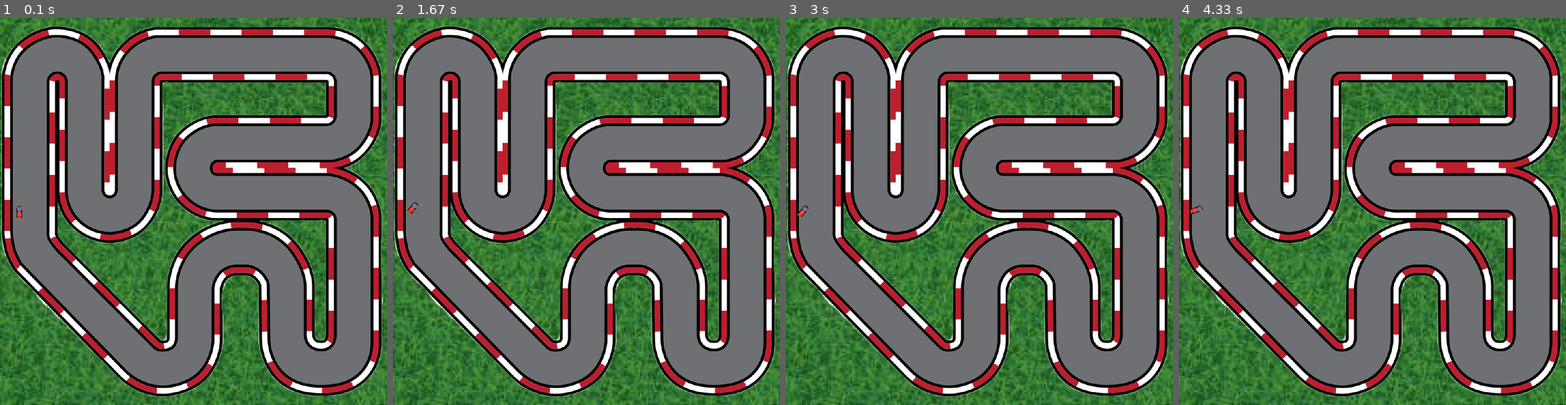
Above: before the commit, frames 1-4 (left to right).
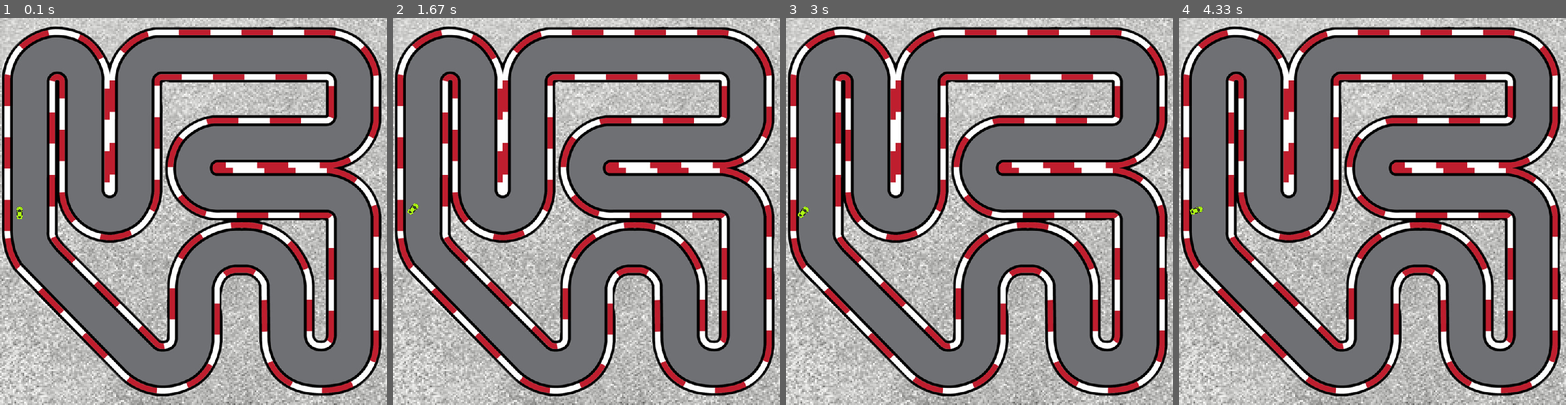
Above: after the commit, the same moments.

Repository: mxngoz/repo
Game: pygame game, started from Challenge.py
The game is run twice, just before and just after one commit, with the same random seed, the same clock (stepped at 60 frames per second) and the same inputs.
Inputs:
- Up to frame 1 (0.1 s): no input
- Up to frame 2 (1.67 s): hold W 0.83-1.3 s; hold D from 1.33 s (still down)
- Up to frame 3 (3 s): release D at 1.8 s; hold S 2.4-2.7 s
- Up to frame 4 (4.33 s): hold W 3.17-3.53 s; hold D 3.57-4.2 s; hold S from 4.23 s (still down)

The runs differ from the first frame. In frame 1, 31% of the frame differs, in the area x 0-100%, y 0-100%; in frame 2, 31%; in frame 3, 31%; in frame 4, 31%.

Commit message:
aanpassingen

Diff:
--- a/Challenge.py
+++ b/Challenge.py
@@ -15,8 +15,9 @@
 FINISH_LINE = pygame.image.load(os.path.join('imgs', 'finish.png'))
 
 RED_CAR = scale_img(pygame.image.load(
-    os.path.join('imgs', 'red-car.png')), 0.3)
-GREEN_CAR = pygame.image.load(os.path.join('imgs', 'green-car.png'))
+    os.path.join('imgs', 'red-car.png')), 0.03)
+GREEN_CAR = scale_img(pygame.image.load(
+    os.path.join('imgs', 'green-car.png')), 0.03)
 
 WIDTH, HEIGHT = RACE_TRACK.get_width(), RACE_TRACK.get_height()
 SCREEN = pygame.display.set_mode((WIDTH, HEIGHT))
@@ -26,7 +27,7 @@
 
 
 class MainCar:
-    IMG = RED_CAR
+    IMG = GREEN_CAR
     # standaard auto kracht van 2
 
     def __init__(self, max_vel, rot_vel) -> None:
@@ -95,7 +96,7 @@
 
 
 class PlayerCar(MainCar):
-    IMG = RED_CAR
+    IMG = GREEN_CAR
     START_POS = (30, 350)
 
     def bounce(self):
Binary file changed: imgs/grass.jpg
Binary file changed: imgs/green-car.png
Binary file changed: imgs/red-car.png
Binary file changed: imgs/white-car.png
